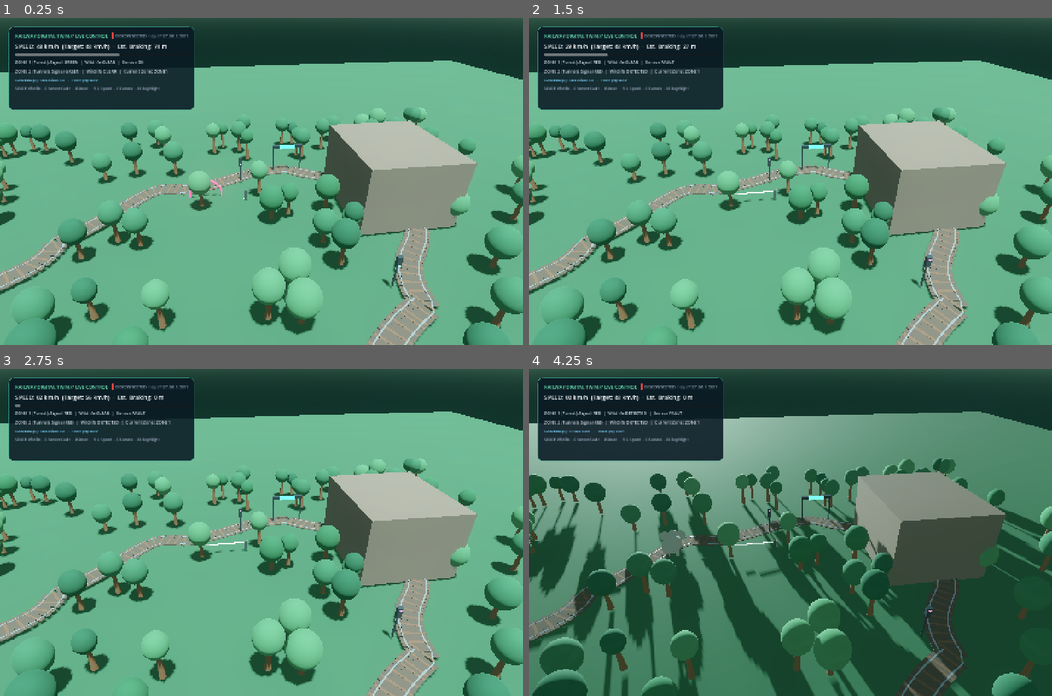
Above: before the commit, frames 1-4 (two rows, left to right).
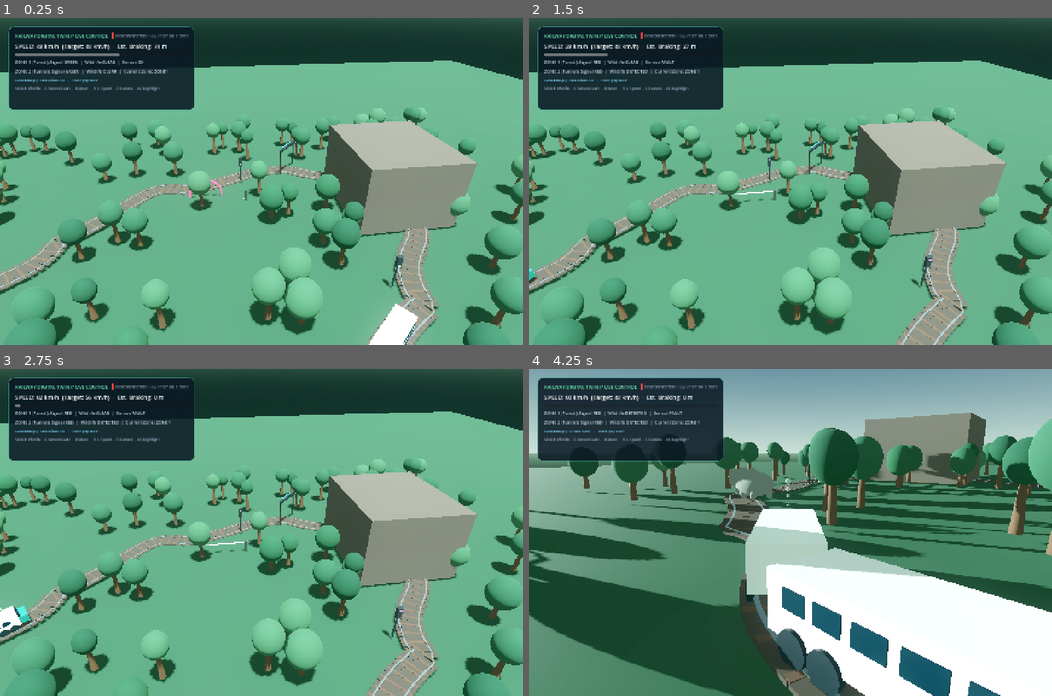
Above: after the commit, the same moments.

Repository: Kathir-Kalidass/railway-digital-twin
Game: Godot game, scene res://main.tscn
Two runs of this game, one before a commit and one after it. Both use one fixed random seed, a clock stepped at 60 frames per second and the inputs below.
Inputs:
- Up to frame 1 (0.25 s): no input
- Up to frame 2 (1.5 s): tap Enter at 0.5 s; hold Up 0.53-1.28 s; tap F at 0.6 s; tap Space at 0.77, 1.07 s; hold Down from 1.28 s (still down); tap 2 at 1.35 s
- Up to frame 3 (2.75 s): tap Space at 1.52, 1.82 s; release Down at 2.03 s; hold Up from 2.03 s (still down); tap R at 2.1 s
- Up to frame 4 (4.25 s): tap Space at 2.75, 3.02, 3.32, 3.77, 4.07 s; tap C at 2.85 s; release Up at 3.53 s; hold Down from 3.53 s (still down); tap N at 3.6 s

The runs differ from the first frame. In frame 1, 0.9% of the frame differs, in the area x 25-80%, y 29-100%; in frame 2, 0.2%; in frame 3, 0.6%; in frame 4, 74%, in the area x 0-100%, y 0-100%.
Error before the commit: Invalid assignment of property or key 'rotates' with value of type 'bool' on a base object of type 'PathFollow3D'. (res://main.gd:580)

Commit message:
fix(godot): resolve PathFollow3D rotates, gantry look_at, and variable shadowing

Diff:
--- a/godot/main.gd
+++ b/godot/main.gd
@@ -530,7 +530,7 @@
 	# Overhead Arch marking Zone 1 -> Zone 2
 	var gantry = Node3D.new()
 	gantry.position = Vector3(12, 0, -14)
-	gantry.look_at(gantry.position + Vector3(1, 0, 0.8), Vector3.UP)
+	gantry.look_at_from_position(gantry.position, gantry.position + Vector3(1, 0, 0.8), Vector3.UP)
 	var steel_mat = _material(Color("323d42"), 0.4, 0.5)
 
 	var post_l = MeshInstance3D.new()
@@ -577,17 +577,14 @@
 func _build_train() -> void:
 	train_follow = PathFollow3D.new()
 	train_follow.loop = true
-	train_follow.rotates = true
 	track_path.add_child(train_follow)
 
 	coach1_follow = PathFollow3D.new()
 	coach1_follow.loop = true
-	coach1_follow.rotates = true
 	track_path.add_child(coach1_follow)
 
 	coach2_follow = PathFollow3D.new()
 	coach2_follow.loop = true
-	coach2_follow.rotates = true
 	track_path.add_child(coach2_follow)
 
 	# Locomotive
@@ -646,9 +643,9 @@
 	for side in [-1.0, 1.0]:
 		for i in range(4):
 			var win = MeshInstance3D.new()
-			var wm = BoxMesh.new()
-			wm.size = Vector3(0.04, 0.45, 0.72)
-			win.mesh = wm
+			var win_mesh = BoxMesh.new()
+			win_mesh.size = Vector3(0.04, 0.45, 0.72)
+			win.mesh = win_mesh
 			win.position = Vector3(side * 1.11, 1.45, -1.6 + i * 0.95)
 			win.material_override = glass_mat
 			parent.add_child(win)
@@ -657,11 +654,11 @@
 	for side in [-1.0, 1.0]:
 		for z in [-2.1, -1.1, 1.1, 2.1]:
 			var wheel = MeshInstance3D.new()
-			var wm = CylinderMesh.new()
-			wm.top_radius = 0.42
-			wm.bottom_radius = 0.42
-			wm.height = 0.18
-			wheel.mesh = wm
+			var wheel_mesh = CylinderMesh.new()
+			wheel_mesh.top_radius = 0.42
+			wheel_mesh.bottom_radius = 0.42
+			wheel_mesh.height = 0.18
+			wheel.mesh = wheel_mesh
 			wheel.rotation_degrees.z = 90
 			wheel.position = Vector3(side * 1.08, 0.42, z)
 			wheel.material_override = dark_mat
@@ -722,9 +719,9 @@
 	for side in [-1.0, 1.0]:
 		for i in range(5):
 			var win = MeshInstance3D.new()
-			var wm = BoxMesh.new()
-			wm.size = Vector3(0.04, 0.45, 0.68)
-			win.mesh = wm
+			var win_mesh = BoxMesh.new()
+			win_mesh.size = Vector3(0.04, 0.45, 0.68)
+			win.mesh = win_mesh
 			win.position = Vector3(side * 1.09, 1.45, -1.8 + i * 0.9)
 			win.material_override = glass_mat
 			parent.add_child(win)
@@ -733,11 +730,11 @@
 	for side in [-1.0, 1.0]:
 		for z in [-1.8, -0.9, 0.9, 1.8]:
 			var wheel = MeshInstance3D.new()
-			var wm = CylinderMesh.new()
-			wm.top_radius = 0.42
-			wm.bottom_radius = 0.42
-			wm.height = 0.18
-			wheel.mesh = wm
+			var wheel_mesh = CylinderMesh.new()
+			wheel_mesh.top_radius = 0.42
+			wheel_mesh.bottom_radius = 0.42
+			wheel_mesh.height = 0.18
+			wheel.mesh = wheel_mesh
 			wheel.rotation_degrees.z = 90
 			wheel.position = Vector3(side * 1.08, 0.42, z)
 			wheel.material_override = dark_mat
@@ -802,11 +799,11 @@
 	var tusk_mat = _material(Color("f2ebd9"), 0.3)
 	for side in [-0.45, 0.45]:
 		var tusk = MeshInstance3D.new()
-		var tm = CylinderMesh.new()
-		tm.top_radius = 0.04
-		tm.bottom_radius = 0.11
-		tm.height = 0.75
-		tusk.mesh = tm
+		var tusk_mesh = CylinderMesh.new()
+		tusk_mesh.top_radius = 0.04
+		tusk_mesh.bottom_radius = 0.11
+		tusk_mesh.height = 0.75
+		tusk.mesh = tusk_mesh
 		tusk.position = Vector3(side, -0.35, -0.65)
 		tusk.rotation_degrees = Vector3(-45, side * 15, 0)
 		tusk.material_override = tusk_mat
@@ -829,10 +826,10 @@
 
 	# Pulsing Ground Danger Zone Ring
 	danger_ring = MeshInstance3D.new()
-	var tm = TorusMesh.new()
-	tm.inner_radius = 2.4
-	tm.outer_radius = 2.7
-	danger_ring.mesh = tm
+	var ring_torus = TorusMesh.new()
+	ring_torus.inner_radius = 2.4
+	ring_torus.outer_radius = 2.7
+	danger_ring.mesh = ring_torus
 	danger_ring.position = Vector3(-2.8, 0.05, -7.2)
 	danger_ring.rotation_degrees.x = 90
 	var ring_mat = _material(Color("ff2233"), 0.2)
--- a/godot/project.godot
+++ b/godot/project.godot
@@ -19,6 +19,7 @@
 window/size/viewport_width=1440
 window/size/viewport_height=900
 window/stretch/mode="canvas_items"
+window/vsync/vsync_mode=0
 
 [rendering]
 
